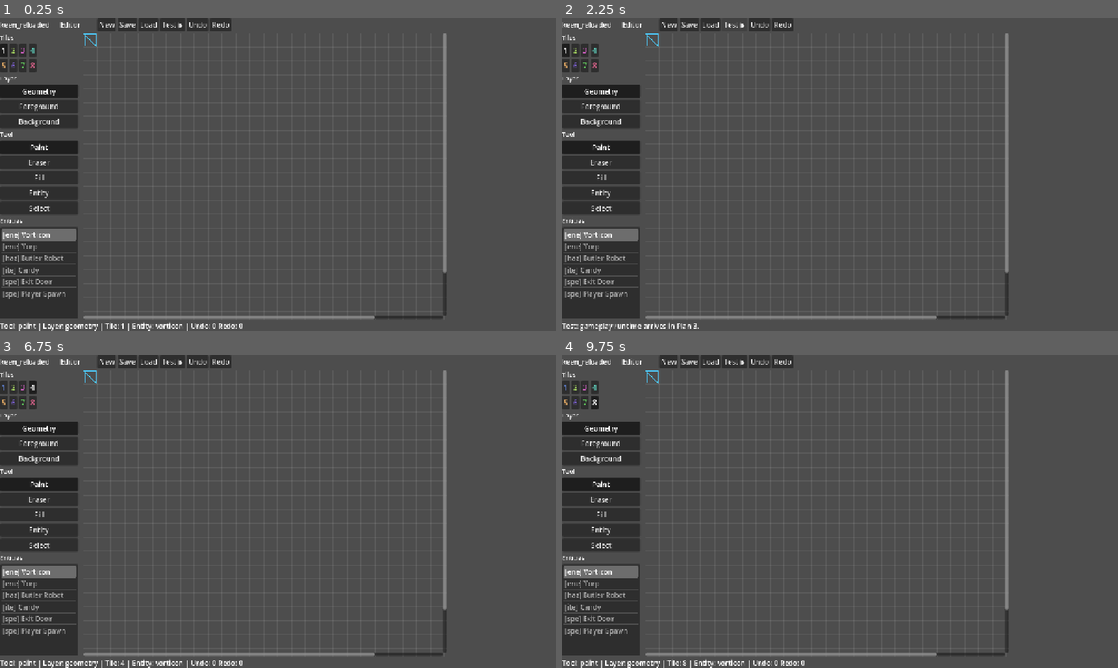
Above: before the commit, frames 1-4 (two rows, left to right).
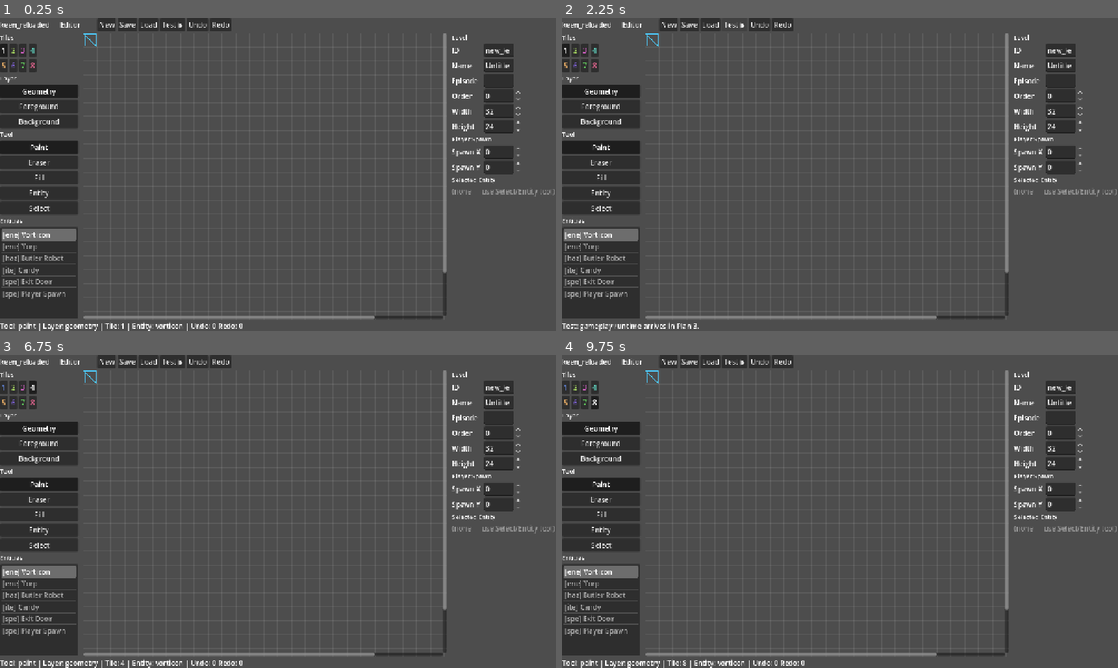
Above: after the commit, the same moments.

Repository: ehowe/keen_reloaded
Game: Godot game, scene res://src/editor/level_editor.tscn
The game is run twice, just before and just after one commit, with the same random seed, the same clock (stepped at 60 frames per second) and the same inputs. This scene is started directly instead of the project's main scene.
Inputs:
- Up to frame 1 (0.25 s): no input
- Up to frame 2 (2.25 s): click "New" at 0.5 s; click "New" at 1.25 s; click "Test ▶" at 2 s
- Up to frame 3 (6.75 s): click "Undo" at 2.75 s; click "Redo" at 3.5 s; click "1" at 4.25 s; click "2" at 5 s; click "3" at 5.75 s; click "4" at 6.5 s
- Up to frame 4 (9.75 s): click "5" at 7.25 s; click "6" at 8 s; click "7" at 8.75 s; click "8" at 9.5 s

The runs differ from the first frame. In frame 1, 2.4% of the frame differs, in the area x 81-100%, y 5-58%; in frame 2, 2.4%; in frame 3, 2.4%; in frame 4, 2.4%.

Commit message:
feat: add editor inspector panel (metadata, spawn, entity props)

Diff:
--- a/src/editor/inspector_panel.gd
+++ b/src/editor/inspector_panel.gd
@@ -1,6 +1,162 @@
 class_name InspectorPanel
 extends VBoxContainer
-func build(_e: LevelEditor) -> void:
-	pass
-func refresh(_e: LevelEditor) -> void:
-	pass
+## Right panel: level metadata, player spawn, and selected-entity properties.
+
+var _e: LevelEditor
+var _id_edit: LineEdit
+var _name_edit: LineEdit
+var _episode_edit: LineEdit
+var _order_spin: SpinBox
+var _width_spin: SpinBox
+var _height_spin: SpinBox
+var _spawn_x: SpinBox
+var _spawn_y: SpinBox
+var _entity_box: VBoxContainer
+
+
+func build(e: LevelEditor) -> void:
+	_e = e
+	custom_minimum_size = Vector2(250, 0)
+
+	add_child(_section_label("Level"))
+	_id_edit = _line(_on_id_changed)
+	add_child(_labeled("ID", _id_edit))
+	_name_edit = _line(_on_name_changed)
+	add_child(_labeled("Name", _name_edit))
+	_episode_edit = _line(_on_episode_changed)
+	add_child(_labeled("Episode", _episode_edit))
+	_order_spin = _spin(0, 9999, _on_order_changed)
+	add_child(_labeled("Order", _order_spin))
+
+	_width_spin = _spin(1, 512, _on_dims_changed)
+	_height_spin = _spin(1, 512, _on_dims_changed)
+	add_child(_labeled("Width", _width_spin))
+	add_child(_labeled("Height", _height_spin))
+
+	add_child(_section_label("Player Spawn"))
+	_spawn_x = _spin(0, 511, _on_spawn_changed)
+	_spawn_y = _spin(0, 511, _on_spawn_changed)
+	add_child(_labeled("Spawn X", _spawn_x))
+	add_child(_labeled("Spawn Y", _spawn_y))
+
+	add_child(_section_label("Selected Entity"))
+	_entity_box = VBoxContainer.new()
+	add_child(_entity_box)
+
+
+func refresh(e: LevelEditor) -> void:
+	_e = e
+	_set_if_focused(_id_edit, e.level.level_id)
+	_set_if_focused(_name_edit, e.level.level_name)
+	_set_if_focused(_episode_edit, e.level.episode)
+	_order_spin.set_value_no_signal(e.level.order)
+	_width_spin.set_value_no_signal(e.level.width)
+	_height_spin.set_value_no_signal(e.level.height)
+	_spawn_x.set_value_no_signal(e.level.player_spawn.x)
+	_spawn_y.set_value_no_signal(e.level.player_spawn.y)
+	_rebuild_entity_box(e)
+
+
+func _rebuild_entity_box(e: LevelEditor) -> void:
+	for c in _entity_box.get_children():
+		c.queue_free()
+	if e.selected_entity_index < 0 or e.selected_entity_index >= e.level.entities.size():
+		var l := Label.new()
+		l.text = "(none — use Select/Entity tool)"
+		l.add_theme_color_override("font_color", Color(0.6, 0.6, 0.6))
+		_entity_box.add_child(l)
+		return
+	var ent: EntityDef = e.level.entities[e.selected_entity_index]
+	_entity_box.add_child(_kv_label("type", ent.type))
+
+	# Each SpinBox writes straight to the entity via a closure capturing itself,
+	# so we avoid fragile get_node() lookups (and node-name collisions).
+	var xs := SpinBox.new()
+	xs.min_value = 0
+	xs.max_value = 511
+	xs.set_value_no_signal(ent.x)
+	xs.value_changed.connect(func(_v: float) -> void: ent.x = int(xs.value))
+	_entity_box.add_child(_labeled("X", xs))
+
+	var ys := SpinBox.new()
+	ys.min_value = 0
+	ys.max_value = 511
+	ys.set_value_no_signal(ent.y)
+	ys.value_changed.connect(func(_v: float) -> void: ent.y = int(ys.value))
+	_entity_box.add_child(_labeled("Y", ys))
+
+	# numeric properties only (int-valued) for MVP
+	for key in ent.properties.keys():
+		var val = ent.properties[key]
+		if typeof(val) == TYPE_INT or typeof(val) == TYPE_FLOAT:
+			var ps := SpinBox.new()
+			ps.min_value = -9999
+			ps.max_value = 9999
+			ps.set_value_no_signal(val)
+			var k: Variant = key
+			ps.value_changed.connect(func(_v: float) -> void: ent.properties[k] = int(ps.value))
+			_entity_box.add_child(_labeled(str(key), ps))
+
+	var del := Button.new()
+	del.text = "Delete entity"
+	del.pressed.connect(e.remove_selected_entity)
+	_entity_box.add_child(del)
+
+
+# ---------------------------------------------------------------- handlers
+
+func _on_id_changed(t: String) -> void: _e.level.level_id = t
+func _on_name_changed(t: String) -> void: _e.level.level_name = t
+func _on_episode_changed(t: String) -> void: _e.level.episode = t
+func _on_order_changed(_v: float) -> void: _e.level.order = int(_order_spin.value)
+
+func _on_dims_changed(_v: float) -> void:
+	_e.level.width = int(_width_spin.value)
+	_e.level.height = int(_height_spin.value)
+	_e.level.fill_blank()
+	_e._broadcast()
+
+func _on_spawn_changed(_v: float) -> void:
+	_e.level.player_spawn = Vector2i(int(_spawn_x.value), int(_spawn_y.value))
+	_e._broadcast()
+
+
+# ---------------------------------------------------------------- helpers
+
+func _section_label(text: String) -> Label:
+	var l := Label.new()
+	l.text = text
+	l.add_theme_font_size_override("font_size", 14)
+	return l
+
+func _line(on_changed: Callable) -> LineEdit:
+	var le := LineEdit.new()
+	le.text_changed.connect(on_changed)
+	return le
+
+func _spin(minv: int, maxv: int, on_changed: Callable) -> SpinBox:
+	var s := SpinBox.new()
+	s.min_value = minv
+	s.max_value = maxv
+	s.value_changed.connect(on_changed)
+	return s
+
+func _labeled(text: String, control: Control) -> HBoxContainer:
+	var h := HBoxContainer.new()
+	var l := Label.new()
+	l.text = text
+	l.custom_minimum_size = Vector2(70, 0)
+	h.add_child(l)
+	h.add_child(control)
+	return h
+
+func _kv_label(k: String, v: String) -> HBoxContainer:
+	var h := HBoxContainer.new()
+	var l := Label.new()
+	l.text = "%s: %s" % [k, v]
+	h.add_child(l)
+	return h
+
+func _set_if_focused(le: LineEdit, value: String) -> void:
+	if not le.has_focus():
+		le.text = value
